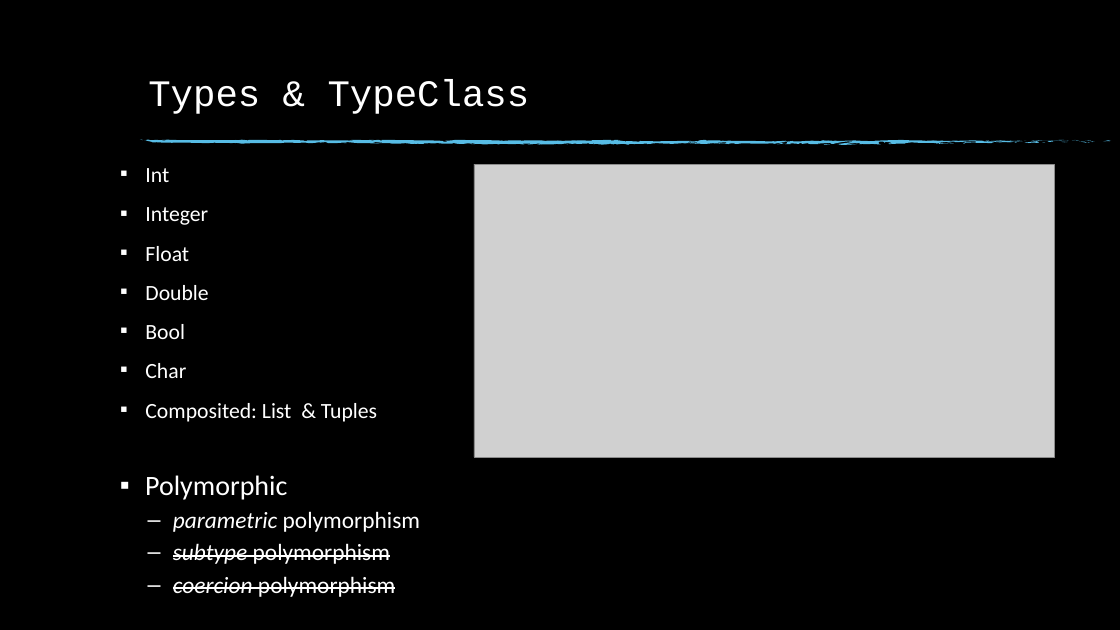
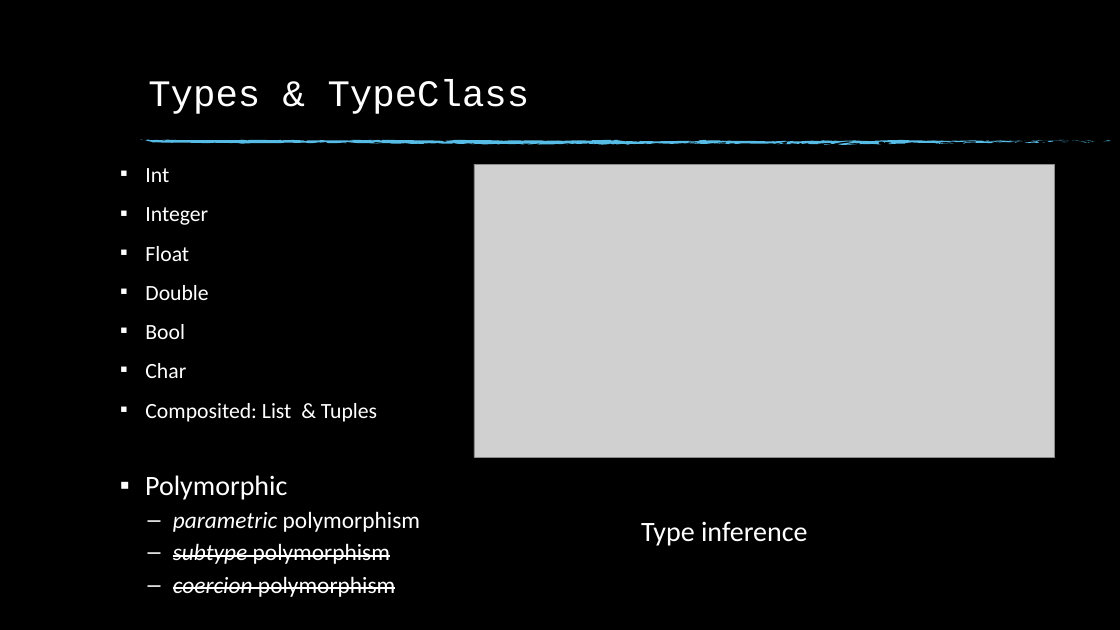
Before and after one commit to anuragjaiswal/haskell-ppt, a slide deck: slide 16 of Haskell.pptx (slide 14 before the commit). Drawn at 1120x630 pixels with LibreOffice and Linux fonts; fonts in the diff are those of the drawing; grey boxes stand for pictures; background and template pictures are left out. Boxes give left, top, right and bottom in pixels: in the first picture for what was removed or moved away, otherwise in the second. Text is boxed around its words. In the diff, an @@ line names an element or a change of style, - is before the commit and + after.

```diff
--- a/Haskell.pptx
+++ b/Haskell.pptx
@@ text added at bbox=[641, 521, 808, 546], 24 pt, text #FFFFFF @@
+Type inference
```
Also in this commit, not shown: 7 other slides changed, 11 slides added, 2 slides removed.
